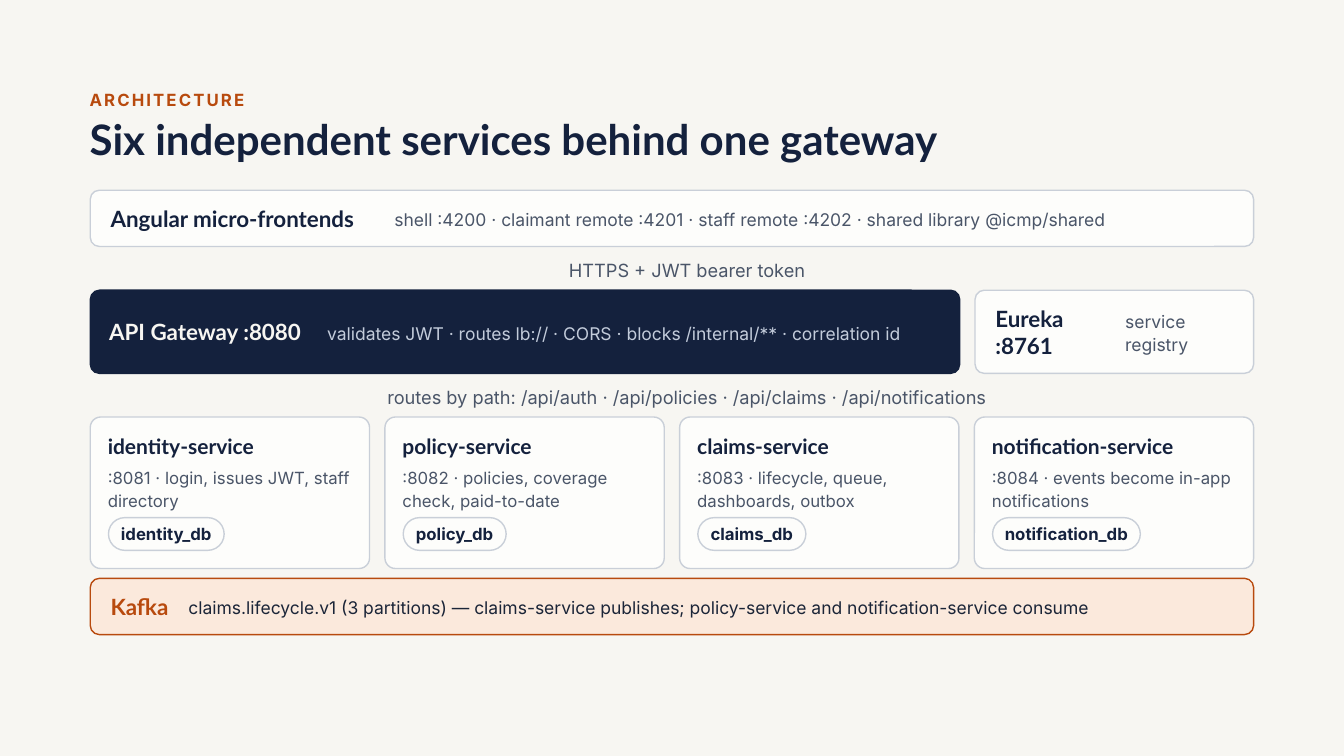
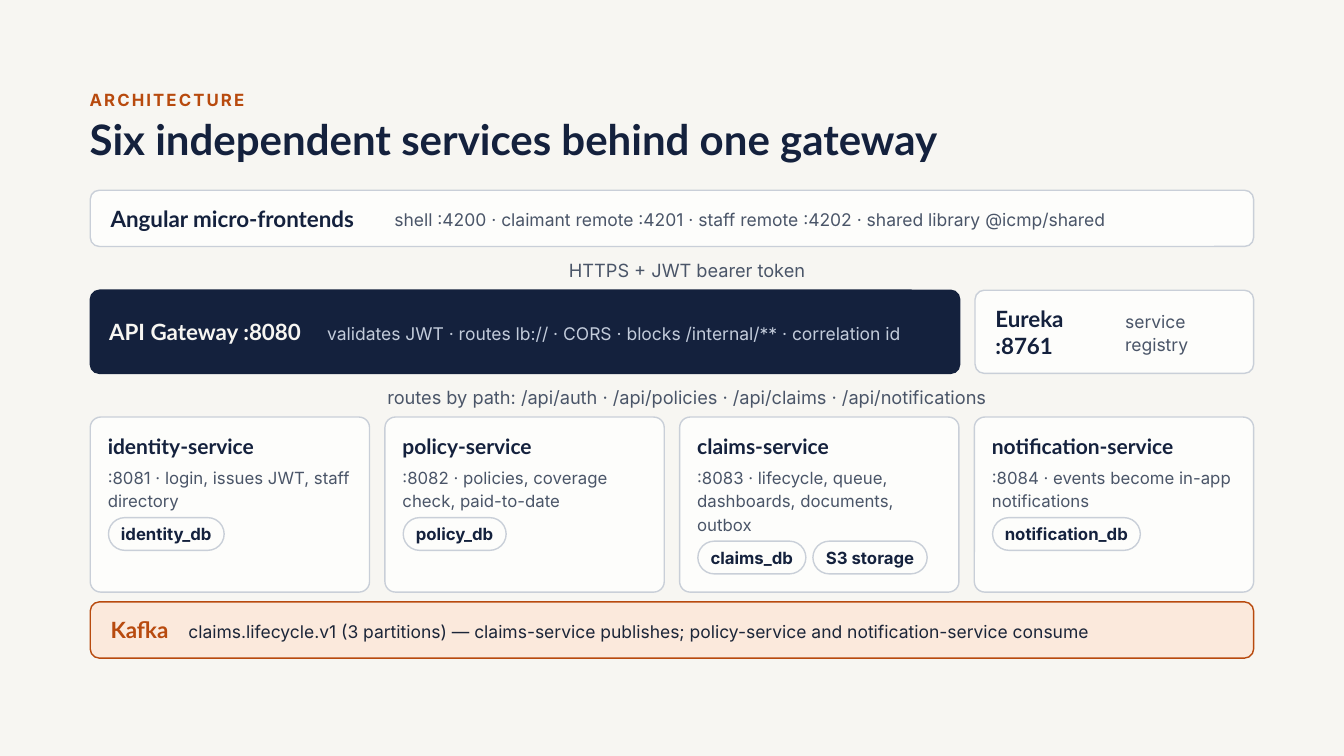
Before and after one commit to subbukurcheti557/claims-management-platform, a slide deck: slide 5 of docs/Claims-Hub-Presentation.pptx. Drawn at 1344x756 pixels with LibreOffice and Linux fonts; fonts in the diff are those of the drawing; background and template pictures are left out. Boxes give left, top, right and bottom in pixels: in the first picture for what was removed or moved away, otherwise in the second. Text is boxed around its words. In the diff, an @@ line names an element or a change of style, - is before the commit and + after.

```diff
--- a/docs/Claims-Hub-Presentation.pptx
+++ b/docs/Claims-Hub-Presentation.pptx
@@ rounded rectangle: place and size @@
-rounded rectangle at [91, 417, 370, 569]
+rounded rectangle at [91, 417, 370, 593]
@@ rounded rectangle: place and size @@
-rounded rectangle at [385, 417, 664, 569]
+rounded rectangle at [385, 417, 664, 593]
@@ rounded rectangle: place and size @@
-rounded rectangle at [680, 417, 959, 569]
+rounded rectangle at [680, 417, 959, 593]
@@ proportions changed in 4 elements at [91, 417, 370, 593], [385, 417, 664, 593], [680, 417, 959, 593], [975, 417, 1254, 593] @@
@@ rounded rectangle: place and size @@
-rounded rectangle at [975, 417, 1254, 569]
+rounded rectangle at [975, 417, 1254, 593]
@@ text at [697, 471, 893, 531]: text changed @@
-:8083 · lifecycle, queue, dashboards, outbox
+:8083 · lifecycle, queue, dashboards, documents, outbox
@@ rounded rectangle added at [813, 541, 927, 574], fill #FDFDFB, outline #C9CFD8 1 pt, 12 pt, text #14213D, bold @@
+S3 storage
@@ 2 rounded rectangles, 2 texts: place and size @@
-2 rounded rectangles, 2 texts at [91, 518, 1254, 635]
+2 rounded rectangles, 2 texts at [91, 541, 1254, 658]
```
Also in this commit, not shown: 10 other slides changed, 1 slide added.
